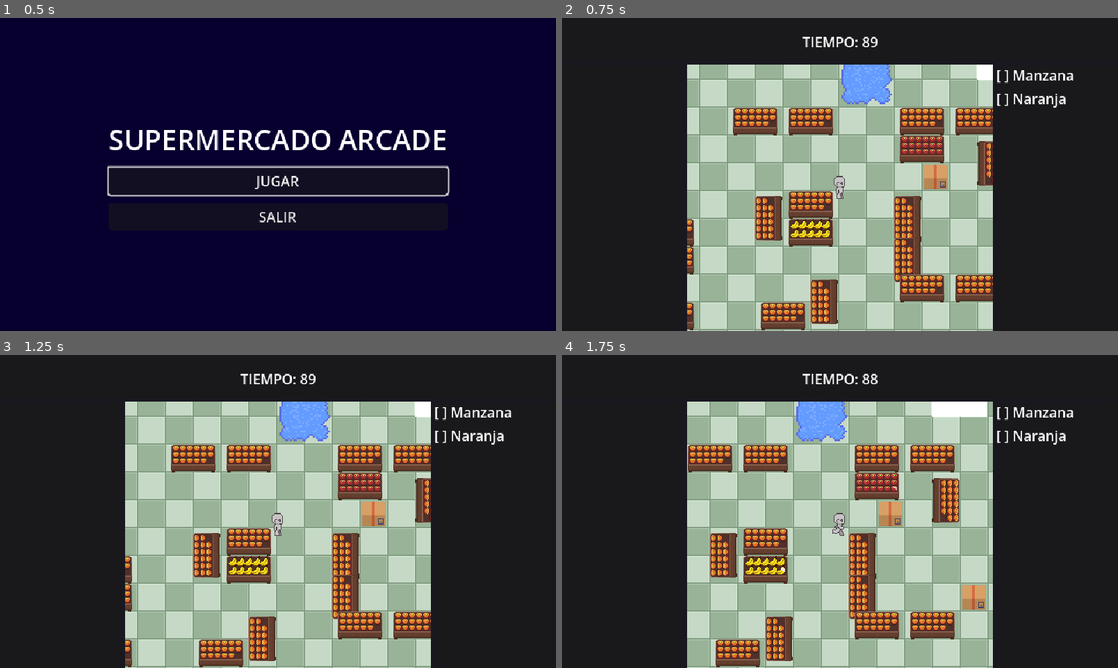
Above: before the commit, frames 1-4 (two rows, left to right).
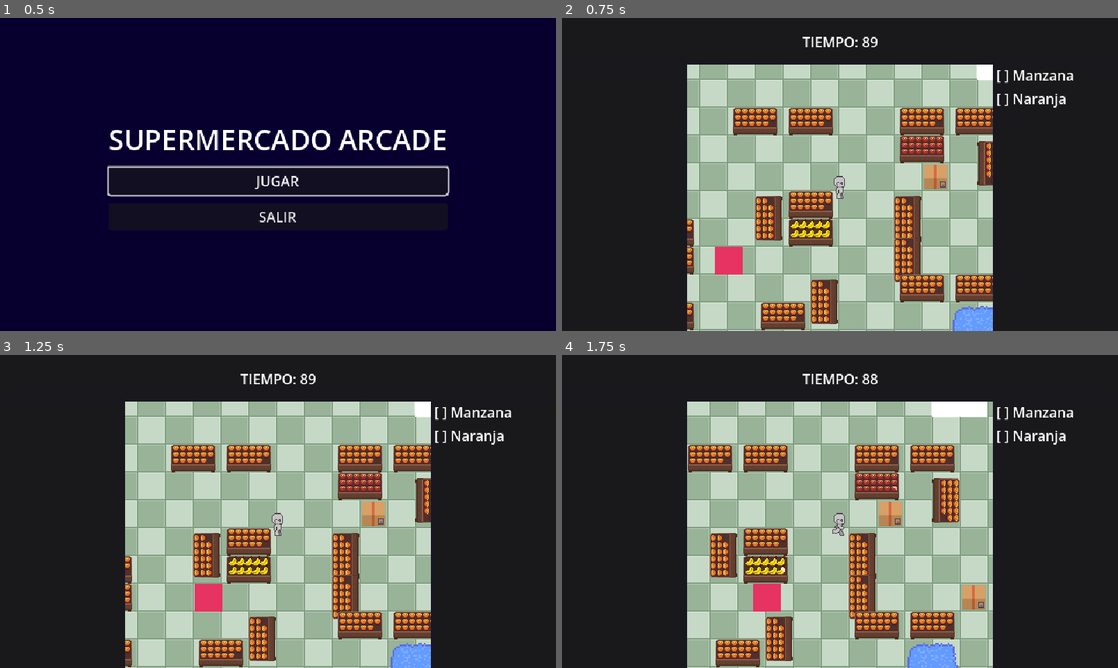
Above: after the commit, the same moments.

Repository: mateomendez2/SupermercadoArcade
Game: Godot game, scene res://scenes/ui/main_menu.tscn
Two runs of this game, one before a commit and one after it. Both use one fixed random seed, a clock stepped at 60 frames per second and the inputs below.
Inputs:
- Up to frame 1 (0.5 s): no input
- Up to frame 2 (0.75 s): click "JUGAR" at 0.5 s
- Up to frame 3 (1.25 s): no input
- Up to frame 4 (1.75 s): hold D (move_right) from 1.28 s (still down); hold E (interact) from 1.28 s (still down)

Frame 1 is identical in both runs. In frame 2, 2.0% of the frame differs, in the area x 27-78%, y 14-100%; in frame 3, 2.0%; in frame 4, 2.1%, in the area x 34-72%, y 14-100%.

Commit message:
Actualización

Diff:
--- a/scenes/levels/nivel_1.tscn
+++ b/scenes/levels/nivel_1.tscn
@@ -14,6 +14,7 @@
 [ext_resource type="PackedScene" uid="uid://div0hovqwnvet" path="res://scenes/objects/interactable.tscn" id="8_rh4ec"]
 [ext_resource type="PackedScene" uid="uid://iemgseutkwau" path="res://scenes/objects/checkout_desk.tscn" id="9_vhmxl"]
 [ext_resource type="PackedScene" uid="uid://ci0ckyftwdhly" path="res://scenes/obstacles/obstacle_box.tscn" id="14_11fms"]
+[ext_resource type="PackedScene" uid="uid://2hlx1cbdrxa1" path="res://scenes/obstacles/moving_npc.tscn" id="15_oopf4"]
 
 [sub_resource type="TileSetAtlasSource" id="TileSetAtlasSource_uc16u"]
 texture = ExtResource("2_uc16u")
@@ -661,6 +662,7 @@
 y_sort_enabled = true
 script = ExtResource("1_82jax")
 frutas_del_nivel = Array[ExtResource("2_72usu")]([ExtResource("3_11fms"), ExtResource("4_oopf4")])
+charcos_activos = 1
 
 [node name="Floor" type="TileMapLayer" parent="." unique_id=1704604197]
 z_index = -1
@@ -680,9 +682,6 @@
 unique_name_in_owner = true
 position = Vector2(226, 188)
 
-[node name="HazardSpill" parent="." unique_id=1949423888 instance=ExtResource("7_uc16u")]
-position = Vector2(256, 64)
-
 [node name="Interactable4" parent="." unique_id=1759099896 instance=ExtResource("8_rh4ec")]
 position = Vector2(320, 16)
 
@@ -789,7 +788,7 @@
 position = Vector2(336, 176)
 
 [node name="ObstacleBox3" parent="." unique_id=2052167080 instance=ExtResource("14_11fms")]
-position = Vector2(208, 272)
+position = Vector2(80, 240)
 
 [node name="ObstacleBox4" parent="." unique_id=1816402831 instance=ExtResource("14_11fms")]
 position = Vector2(80, 144)
@@ -802,3 +801,23 @@
 
 [node name="ObstacleBox7" parent="." unique_id=670031186 instance=ExtResource("14_11fms")]
 position = Vector2(432, 208)
+
+[node name="HazardSpill" parent="." unique_id=1949423888 instance=ExtResource("7_uc16u")]
+position = Vector2(256, 64)
+
+[node name="HazardSpill2" parent="." unique_id=1312803059 instance=ExtResource("7_uc16u")]
+position = Vector2(96, 320)
+
+[node name="HazardSpill3" parent="." unique_id=524601528 instance=ExtResource("7_uc16u")]
+position = Vector2(448, 128)
+
+[node name="HazardSpill4" parent="." unique_id=694686905 instance=ExtResource("7_uc16u")]
+position = Vector2(384, 352)
+
+[node name="MovingNPC" parent="." unique_id=1691588292 instance=ExtResource("15_oopf4")]
+position = Vector2(80, 272)
+
+[node name="PuntoFinal" parent="MovingNPC" index="1" unique_id=1636385908]
+position = Vector2(192, 0)
+
+[editable path="MovingNPC"]
--- a/scenes/obstacles/hazard_spill.tscn
+++ b/scenes/obstacles/hazard_spill.tscn
@@ -6,7 +6,7 @@
 [sub_resource type="RectangleShape2D" id="RectangleShape2D_1tqy6"]
 size = Vector2(64, 64)
 
-[node name="HazardSpill" type="Area2D" unique_id=1949423888]
+[node name="HazardSpill" type="Area2D" unique_id=1949423888 groups=["CharcosObstaculo"]]
 z_index = -1
 script = ExtResource("1_ppktu")
 
--- /dev/null
+++ b/scenes/obstacles/moving_npc.tscn
@@ -0,0 +1,24 @@
+[gd_scene format=3 uid="uid://2hlx1cbdrxa1"]
+
+[ext_resource type="Script" uid="uid://cgcskj5s35djk" path="res://scripts/moving_npc.gd" id="1_o4fq0"]
+
+[sub_resource type="RectangleShape2D" id="RectangleShape2D_d47hv"]
+size = Vector2(32, 32)
+
+[node name="MovingNPC" type="Node2D" unique_id=1691588292]
+script = ExtResource("1_o4fq0")
+
+[node name="Hitbox" type="Area2D" parent="." unique_id=1116084462]
+
+[node name="ColorRect" type="ColorRect" parent="Hitbox" unique_id=91969361]
+offset_left = -16.0
+offset_top = -16.0
+offset_right = 16.0
+offset_bottom = 16.0
+color = Color(0.9019608, 0.2, 0.38039216, 1)
+
+[node name="CollisionShape2D" type="CollisionShape2D" parent="Hitbox" unique_id=1028322893]
+shape = SubResource("RectangleShape2D_d47hv")
+
+[node name="PuntoFinal" type="Marker2D" parent="." unique_id=1636385908]
+position = Vector2(64, 0)
--- a/scripts/level_config.gd
+++ b/scripts/level_config.gd
@@ -5,28 +5,36 @@
 @export var cajas_activas: int = 2
 # NUEVA LÍNEA: Casillero para arrastrar al jugador
 @onready var jugador: CharacterBody2D = %Player
+@export var charcos_activos: int = 2
 
 # Guardamos la lista a nivel global del script para usarla varias veces
 var mis_cajas: Array = []
 # NUEVA LÍNEA: Memoria del turno anterior
 var cajas_viejas: Array = []
 
+var mis_charcos: Array = []
+var charcos_viejos: Array = []
+
 func _ready() -> void:
 	GameManager.iniciar_nivel(frutas_del_nivel, tiempo_del_nivel)
 
-	# 1. Buscamos nuestras cajas (¡Esto ya lo sabes hacer!)
+	# Buscamos nuestras cajas
 	var todas_las_cajas = get_tree().get_nodes_in_group("CajasObstaculo")
 	for caja in todas_las_cajas:
 		if self.is_ancestor_of(caja):
 			mis_cajas.append(caja)
 
-	# 2. Mezclamos por primera vez al arrancar el nivel
+	# Buscamos nuestros charcos
+	var todos_los_charcos = get_tree().get_nodes_in_group("CharcosObstaculo")
+	for charco in todos_los_charcos:
+		if self.is_ancestor_of(charco):
+			mis_charcos.append(charco)
+
+	# Mezclamos AMBOS por primera vez al arrancar el nivel
 	mezclar_cajas()
+	mezclar_charcos()
 
-	# 3. Le pedimos al GameManager que nos avise cuando se agarre una fruta
 	GameManager.item_collected.connect(_on_item_recolectado)
-
-	# 4. Arrancamos el ciclo del reloj aleatorio
 	bucle_de_tiempo_aleatorio()
 
 # --- LA FUNCIÓN PRINCIPAL QUE MEZCLA LAS CAJAS ---
@@ -71,22 +79,48 @@
 # --- LOS GATILLOS (Lo que provoca que se mezclen) ---
 
 # Gatillo 1: Cuando agarramos una fruta
-func _on_item_recolectado(item: ItemData) -> void:
-	print("¡Fruta agarrada! Mezclando cajas...")
+func _on_item_recolectado(_item: ItemData) -> void:
+	print("¡Fruta agarrada! Mezclando obstáculos...")
 	mezclar_cajas()
+	mezclar_charcos() # Ahora también mezcla los charcos al ganar un QTE
 
 # Gatillo 2: El tiempo aleatorio
 func bucle_de_tiempo_aleatorio() -> void:
-	# Elegimos un tiempo al azar, por ejemplo entre 5 y 10 segundos
 	var tiempo_azar = randf_range(10.0, 15.0)
 
-	# Esperamos ese tiempo sin congelar el juego (Corrutina)
 	await get_tree().create_timer(tiempo_azar).timeout
 
-	# Comprobamos que el juego no haya terminado
 	if GameManager.juego_activo:
-		print("¡Evento de Tiempo! Mezclando cajas...")
+		print("¡Evento de Tiempo! Mezclando obstáculos...")
 		mezclar_cajas()
+		mezclar_charcos() # Ahora el tiempo también mueve los charcos
 
-		# Volvemos a llamarnos a nosotros mismos para crear un ciclo infinito
+		# Volvemos a llamarnos a nosotros mismos para crear el ciclo infinito
 		bucle_de_tiempo_aleatorio()
+
+# --- LA FUNCIÓN QUE MEZCLA LOS CHARCOS ---
+func mezclar_charcos() -> void:
+	mis_charcos.shuffle()
+
+	var charcos_encendidos = 0
+	var nuevos_charcos_viejos: Array = []
+
+	for charco in mis_charcos:
+		var es_seguro_encender = true
+
+		# Anti-Repetición: Si estuvo prendido el turno anterior, lo prohibimos
+		if charco in charcos_viejos:
+			es_seguro_encender = false
+
+		if charcos_encendidos < charcos_activos and es_seguro_encender:
+			# ENCENDER CHARCO
+			charco.show()
+			charco.process_mode = Node.PROCESS_MODE_INHERIT
+			charcos_encendidos += 1
+			nuevos_charcos_viejos.append(charco)
+		else:
+			# APAGAR CHARCO
+			charco.hide()
+			charco.process_mode = Node.PROCESS_MODE_DISABLED
+
+	charcos_viejos = nuevos_charcos_viejos
--- /dev/null
+++ b/scripts/moving_npc.gd
@@ -0,0 +1,29 @@
+extends Node2D
+
+@export var tiempo_caminando: float = 2.0 # Segundos que tarda en ir de un punto a otro
+@export var tiempo_espera: float = 1.0 # Segundos que se queda quieto en los extremos
+
+@onready var hitbox: Area2D = $Hitbox
+@onready var punto_final: Marker2D = $PuntoFinal
+
+# Guardamos dónde empieza
+@onready var posicion_inicial: Vector2 = hitbox.position
+
+func _ready() -> void:
+	iniciar_patrullaje()
+
+func iniciar_patrullaje() -> void:
+	# Creamos una animación por código que se repita infinitamente
+	var patrulla_tween = create_tween().set_loops()
+
+	# 1. Caminar hacia el Punto Final
+	patrulla_tween.tween_property(hitbox, "position", punto_final.position, tiempo_caminando)
+
+	# 2. Esperar
+	patrulla_tween.tween_interval(tiempo_espera)
+
+	# 3. Volver a la Posición Inicial
+	patrulla_tween.tween_property(hitbox, "position", posicion_inicial, tiempo_caminando)
+
+	# 4. Esperar antes de volver a arrancar
+	patrulla_tween.tween_interval(tiempo_espera)
--- a/scripts/player.gd
+++ b/scripts/player.gd
@@ -117,7 +117,7 @@
 		acceleration = default_acceleration
 
 # --- ANIMACIÓN DE RECOLECCIÓN ---
-func _on_item_recolectado(item: ItemData) -> void:
+func _on_item_recolectado(_item: ItemData) -> void:
 	# 1. Congelamos al jugador para que no pueda caminar
 	is_frozen = true
 
Not shown, added: scripts/moving_npc.gd.uid
Not shown, changed: docs/index.pck
